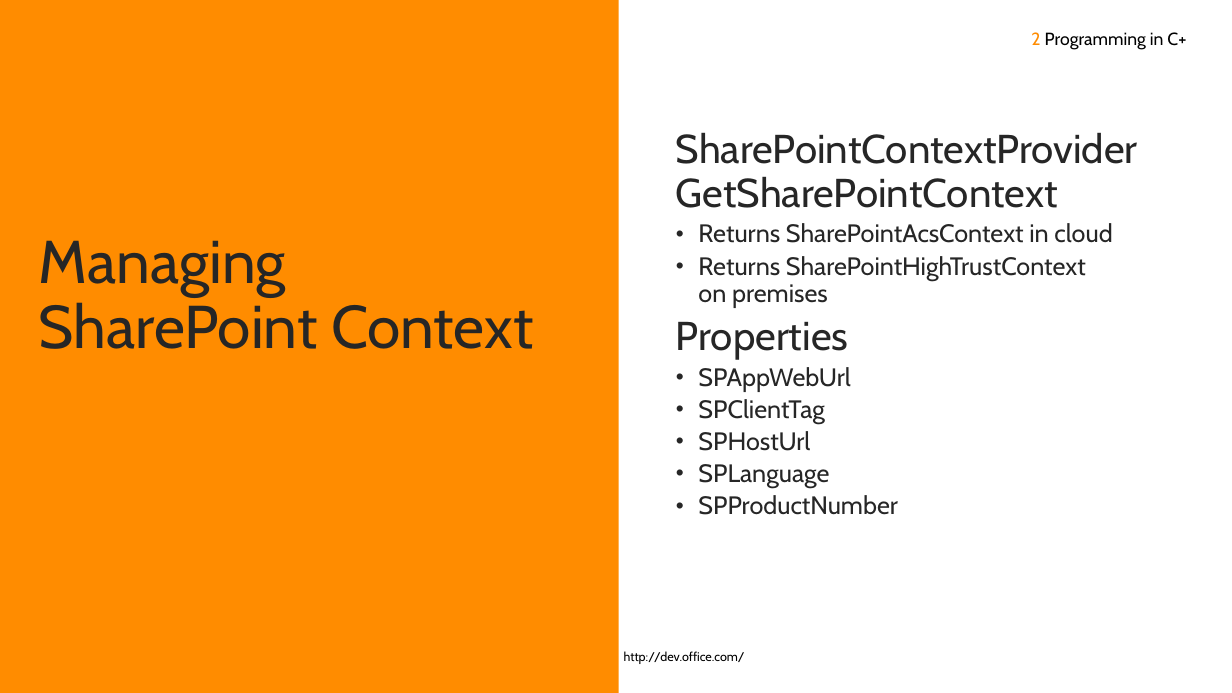
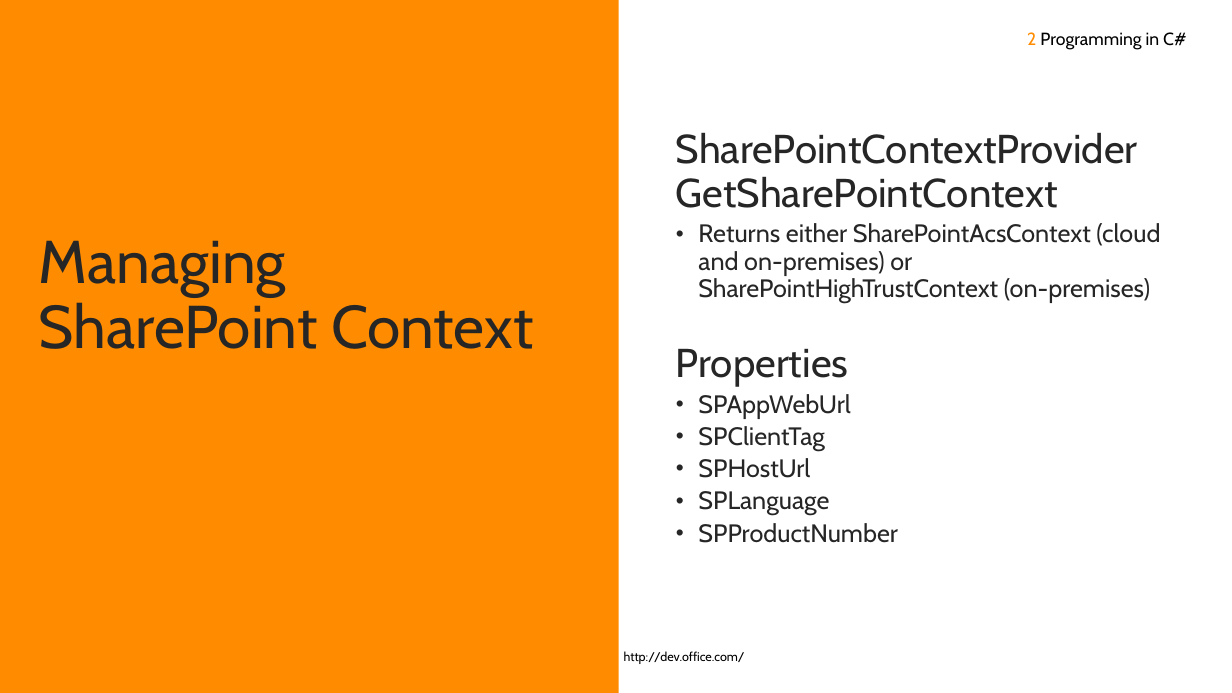
Before and after one commit to OfficeDev/TrainingContent, a slide deck: slide 14 of O3652/O3652-6 Deep Dive into Provider Hosted Add-ins/O3652-6 Deep Dive into Provider Hosted Apps.pptx (slide 15 before the commit). Drawn at 1232x693 pixels with LibreOffice and Linux fonts; fonts in the diff are those of the drawing; background and template pictures are left out. Boxes give left, top, right and bottom in pixels: in the first picture for what was removed or moved away, otherwise in the second. Text is boxed around its words. In the diff, an @@ line names an element or a change of style, - is before the commit and + after.

```diff
--- a/O3652/O3652-6 Deep Dive into Provider Hosted Add-ins/O3652-6 Deep Dive into Provider Hosted Apps.pptx
+++ b/O3652/O3652-6 Deep Dive into Provider Hosted Add-ins/O3652-6 Deep Dive into Provider Hosted Apps.pptx
@@ text at [1027,32,1186,50]: text changed @@
-2 Programming in C+
+2 Programming in C#
@@ text at [698,223,1160,303]: text changed @@
-  • Returns SharePointAcsContext in cloud
-  • Returns SharePointHighTrustContext
-    on premises
+  • Returns either SharePointAcsContext (cloud and on-premises) or SharePointHighTrustContext (on-premises)
```
Also in this commit, not shown: 16 other slides changed, 1 slide added, 3 slides removed.
